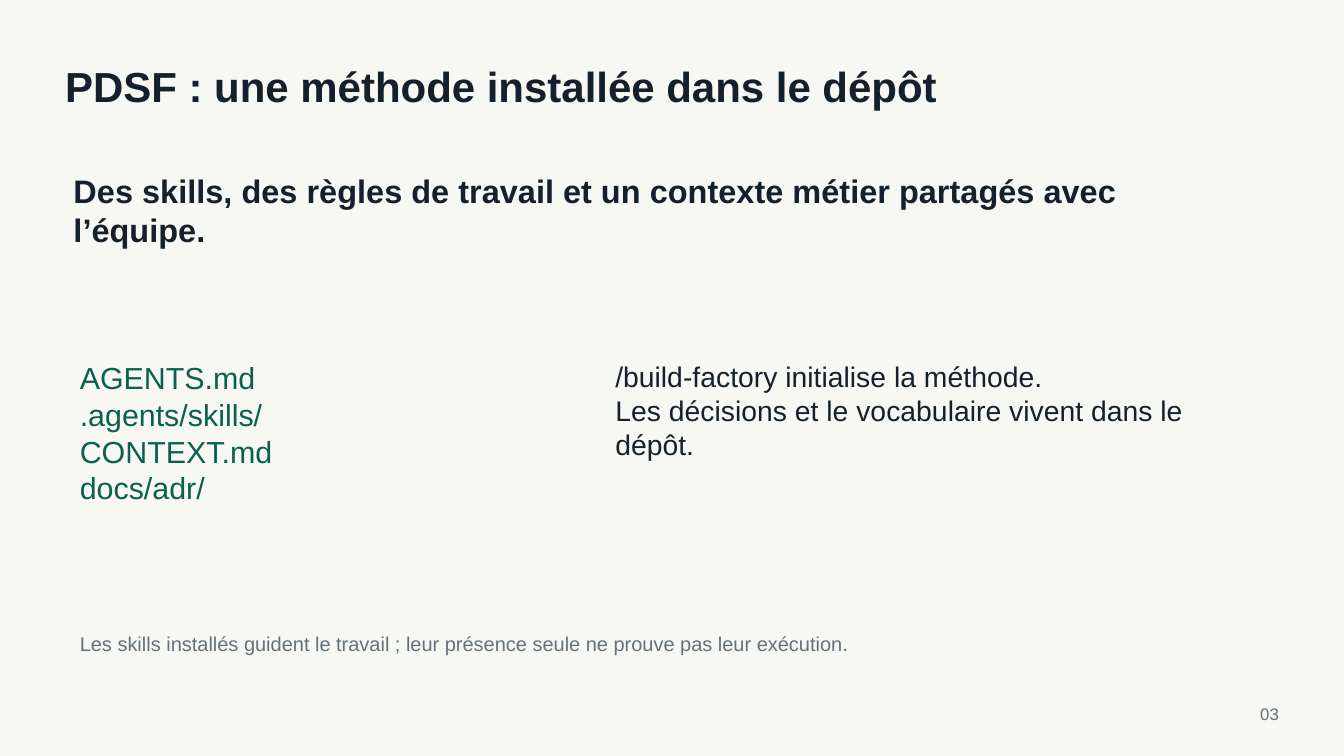
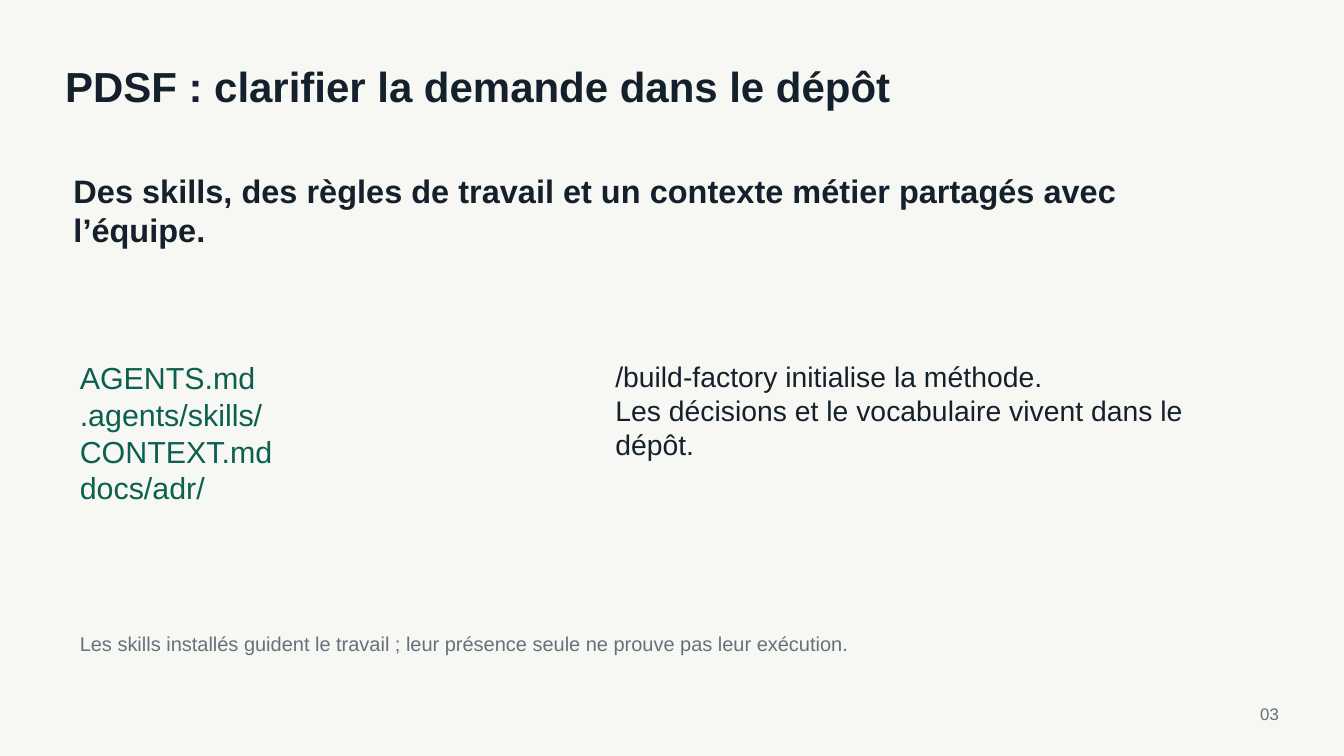
Before and after one commit to Mohamedballouch/radar-ia-casablanca-demo, a slide deck: slide 3 of workshop/slides/atelier-pdsf-pdo-casablanca.pptx. Drawn at 1344x756 pixels with LibreOffice and Linux fonts; fonts in the diff are those of the drawing. Boxes give left, top, right and bottom in pixels: in the first picture for what was removed or moved away, otherwise in the second. Text is boxed around its words. In the diff, an @@ line names an element or a change of style, - is before the commit and + after.

```diff
--- a/workshop/slides/atelier-pdsf-pdo-casablanca.pptx
+++ b/workshop/slides/atelier-pdsf-pdo-casablanca.pptx
@@ text at box(65, 70, 890, 111): text changed @@
-PDSF : une méthode installée dans le dépôt
+PDSF : clarifier la demande dans le dépôt
```
Also in this commit, not shown: 10 other slides changed, 1 slide added, 1 slide removed, 2 other files.
